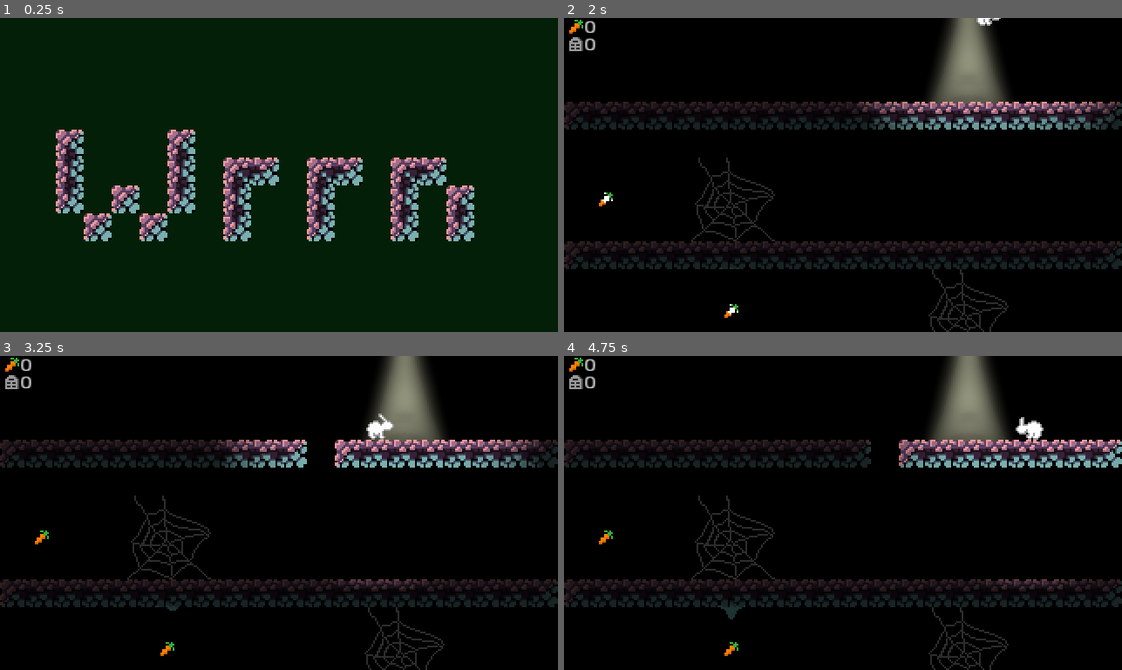
Above: before the commit, frames 1-4 (two rows, left to right).
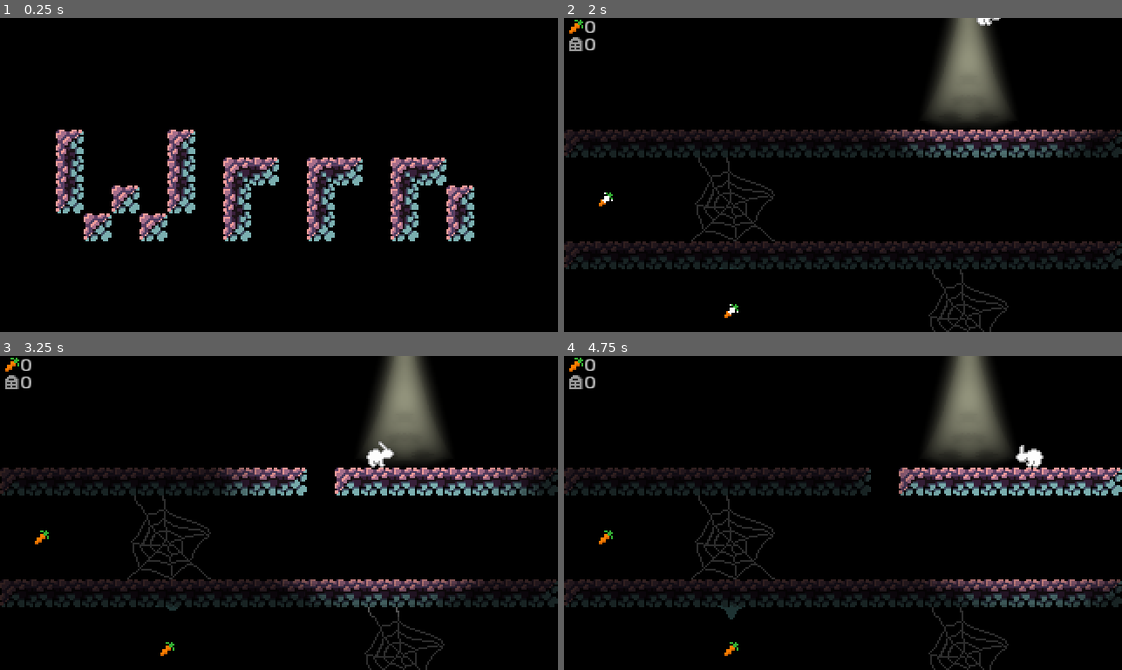
Above: after the commit, the same moments.

Repository: JarWarren/Wrrn
Game: Godot game, scene res://UI/TitleScreen.tscn
The game is run twice, just before and just after one commit, with the same random seed, the same clock (stepped at 60 frames per second) and the same inputs. Sound files missing from this copy of the repository are replaced by a short silence.
Inputs:
- Up to frame 1 (0.25 s): no input
- Up to frame 2 (2 s): tap Enter (ui_accept) at 0.5, 0.77, 0.8, 1.07, 1.35, 1.52, 1.82 s; hold Right (ui_right) from 0.53 s (still down); tap X (ui_attack) at 0.6, 1.55 s
- Up to frame 3 (3.25 s): release Right (ui_right) at 2.03 s; hold Left (ui_left) 2.03-2.78 s; tap X (ui_attack) at 2.1, 2.85 s; tap Enter (ui_accept) at 2.3, 3.02 s; hold Right (ui_right) from 2.78 s (still down)
- Up to frame 4 (4.75 s): tap Enter (ui_accept) at 3.32, 3.6, 3.77, 4.07, 4.52 s; release Right (ui_right) at 4.28 s; hold Left (ui_left) from 4.28 s (still down); tap X (ui_attack) at 4.35 s

The runs differ from the first frame. In frame 1, 90% of the frame differs, in the area x 0-100%, y 0-100%; in frame 2, 9.6%; in frame 3, 12%; in frame 4, 12%.

Commit message:
add collisions around overworld

Diff:
--- a/UI/TitleScreen.tscn
+++ b/UI/TitleScreen.tscn
@@ -19,12 +19,13 @@
 [node name="ColorRect" type="ColorRect" parent="."]
 anchor_right = 1.0
 anchor_bottom = 1.0
-color = Color( 0.0196078, 0.12549, 0.0352941, 1 )
+color = Color( 0, 0, 0, 1 )
 __meta__ = {
 "_edit_use_anchors_": false
 }
 
 [node name="Particles2D" type="Particles2D" parent="."]
+visible = false
 position = Vector2( 320, -64 )
 rotation = 0.785398
 amount = 12
--- a/World/Overworld.tscn
+++ b/World/Overworld.tscn
@@ -16,12 +16,20 @@
 extents = Vector2( 112, 16 )
 
 [sub_resource type="RectangleShape2D" id=2]
+extents = Vector2( 10, 96 )
+
+[sub_resource type="RectangleShape2D" id=3]
+extents = Vector2( 10, 96 )
+
+[sub_resource type="RectangleShape2D" id=7]
+extents = Vector2( 168, 10 )
+
+[sub_resource type="RectangleShape2D" id=4]
 extents = Vector2( 24, 24 )
 
-[sub_resource type="RectangleShape2D" id=3]
+[sub_resource type="RectangleShape2D" id=5]
 
-[sub_resource type="Animation" id=4]
-resource_name = "reaperhover"
+[sub_resource type="Animation" id=6]
 length = 1.6
 loop = true
 tracks/0/type = "value"
@@ -52,16 +60,28 @@
 "_edit_use_anchors_": false
 }
 
-[node name="Ground" type="StaticBody2D" parent="."]
+[node name="Limits" type="StaticBody2D" parent="."]
 collision_mask = 0
 
-[node name="CollisionShape2D" type="CollisionShape2D" parent="Ground"]
+[node name="Ground0" type="CollisionShape2D" parent="Limits"]
 position = Vector2( 112, 168 )
 shape = SubResource( 1 )
 
-[node name="CollisionShape2D2" type="CollisionShape2D" parent="Ground"]
+[node name="Ground1" type="CollisionShape2D" parent="Limits"]
 position = Vector2( 352, 168 )
 shape = SubResource( 1 )
+
+[node name="LeftWall" type="CollisionShape2D" parent="Limits"]
+position = Vector2( -8, 88 )
+shape = SubResource( 2 )
+
+[node name="RightWall" type="CollisionShape2D" parent="Limits"]
+position = Vector2( 328, 88 )
+shape = SubResource( 3 )
+
+[node name="Sky" type="CollisionShape2D" parent="Limits"]
+position = Vector2( 160, -8 )
+shape = SubResource( 7 )
 
 [node name="Shop" type="Sprite" parent="."]
 position = Vector2( 32, 120 )
@@ -108,7 +128,7 @@
 
 [node name="AnimationPlayer" type="AnimationPlayer" parent="."]
 autoplay = "reaperhover"
-anims/reaperhover = SubResource( 4 )
+anims/reaperhover = SubResource( 6 )
 [connection signal="body_entered" from="Shop/Area2D" to="." method="_on_Area2D_body_entered"]
 [connection signal="body_exited" from="Shop/Area2D" to="." method="_on_Area2D_body_exited"]
 [connection signal="body_entered" from="Warren" to="Warren" method="_on_Warren_body_entered"]
--- a/World/Underworld.tscn
+++ b/World/Underworld.tscn
@@ -157,7 +157,7 @@
 shape = SubResource( 2 )
 
 [node name="TileMap" parent="Map" instance=ExtResource( 2 )]
-tile_data = PoolIntArray( -196608, 0, 0, -196607, 0, 1, -196 …(932 unchanged characters)… , -65518, 0, 131073, -65517, 0, 131074, 196608, 0, 196608, 196609, 0, 196609, 196610, 0, 196609, 196611, 0, 196609, 196612, 0, 196609, 196613, 0, 196609, 196614, 0, 196609, 196615, 0, 196609, 196616, 0, 196609, 196617, 0, 196609, 196618, 0, 196609, 196619, 0, 196609, 196620, 0, 196609, 196621, 0, 196609, 196622, 0, 196609, 196623, 0, 196609, 196624, 0, 196609, 196625, 0, 196609, 196626, 0, 196609, 196627, 0, 196610, 524288, 0, 196608, 524289,  …(14355 unchanged characters)…
+tile_data = PoolIntArray( -196608, 0, 0, -196607, 0, 1, -196 …(932 unchanged characters)… , -65518, 0, 131073, -65517, 0, 131074, 262144, 0, 196608, 262145, 0, 196609, 262146, 0, 196609, 262147, 0, 196609, 262148, 0, 196609, 262149, 0, 196609, 262150, 0, 196609, 262151, 0, 196609, 262152, 0, 196609, 262153, 0, 196609, 262154, 0, 196609, 262155, 0, 196609, 262156, 0, 196609, 262157, 0, 196609, 262158, 0, 196609, 262159, 0, 196609, 262160, 0, 196609, 262161, 0, 196609, 262162, 0, 196609, 262163, 0, 196610, 524288, 0, 196608, 524289,  …(14355 unchanged characters)…
 
 [node name="Portal" parent="Map" instance=ExtResource( 12 )]
 position = Vector2( 160, 1680 )
--- a/project.godot
+++ b/project.godot
@@ -29,8 +29,8 @@
 
 window/size/width=320
 window/size/height=180
-window/size/test_width=1280
-window/size/test_height=720
+window/size/test_width=628
+window/size/test_height=500
 window/stretch/mode="2d"
 window/stretch/aspect="keep"
 
Not shown: 3 places in World/Overworld.tscn that only renumber resources
